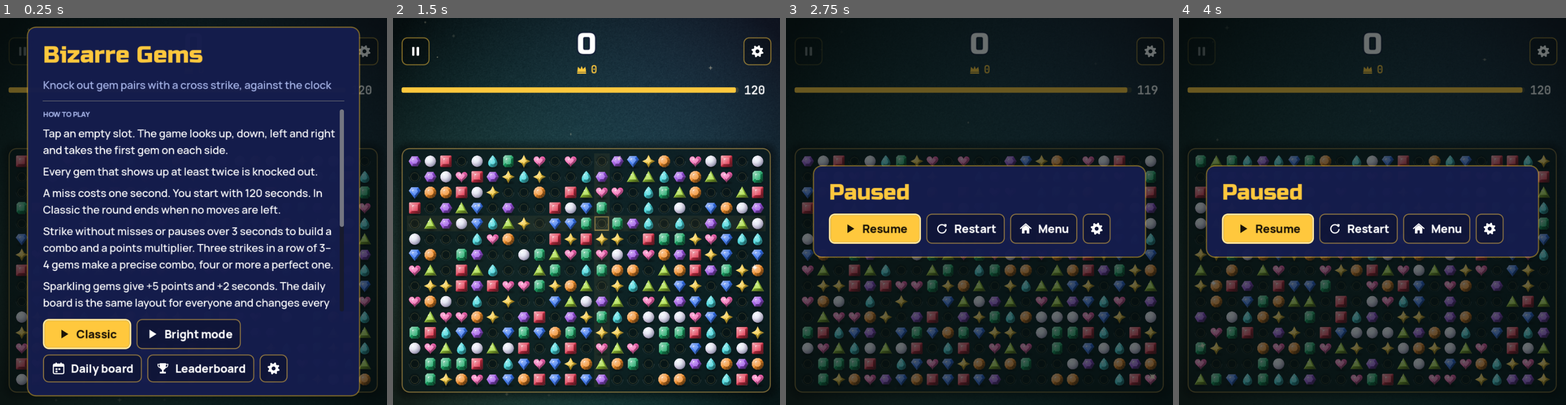
Above: before the commit, frames 1-4 (left to right).
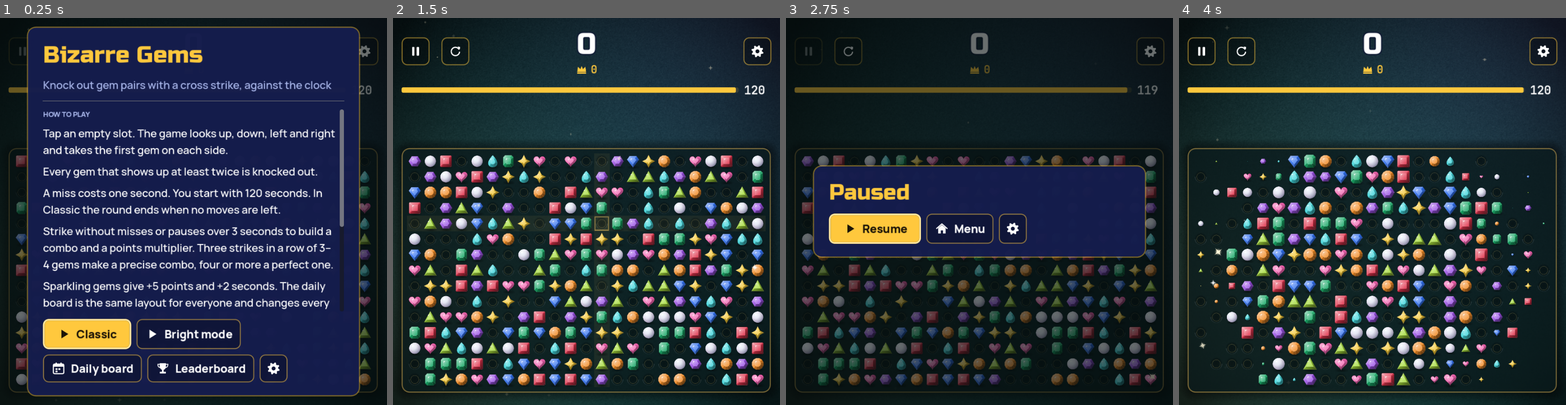
Above: after the commit, the same moments.

Repository: electrocrem/bizarre_gems
Game: Godot game, scene res://scenes/main.tscn
Same seed, same stepped clock (60 frames per second), same inputs: the game is played once before the commit and once after it. Sound files missing from this copy of the repository are replaced by a short silence.
Inputs (mouse positions are in pixels of both pictures, inside the frame that each line leads up to; where the layout moved, square brackets give the same spot in the first picture):
- Up to frame 1 (0.25 s): no input
- Up to frame 2 (1.5 s): click "Classic" at 0.5 s; tap Enter at 1.25 s; drag from (586, 269) to (625, 126) at 1.27 s
- Up to frame 3 (2.75 s): click (809, 52) at 2.02 s
- Up to frame 4 (4 s): click (1357, 226) at 2.75 s, where only the run before the commit has a clickable "Restart"; click (1264, 335) [1202, 52] at 3.5 s

The runs differ from the first frame. In frame 2, 0.1% of the frame differs, in the area x 12-20%, y 4-13%; in frame 3, 1.0%; in frame 4, 50%, in the area x 2-100%, y 0-100%.

Commit message:
Restart button in the game HUD next to pause
It restarts the current mode (and daily board) right away while playing
or paused; the pause menu no longer has it. An empty slot on the right
keeps the score centred on tall screens.

Co-Authored-By: Claude Opus 5.5 <noreply@anthropic.com>

Diff:
--- a/scripts/main.gd
+++ b/scripts/main.gd
@@ -99,6 +99,8 @@
 var banner_sub: Label
 var btn_pause: Button
 var btn_settings: Button
+var btn_restart: Button
+var hud_balance: Control  ## empty slot on the right so the score stays centred
 var settings_return: Control
 var compact := false
 var ui_scale_info := ""
@@ -740,6 +742,9 @@
 	btn_pause = _icon_button("pause", func(): Sfx.play("click"); pause_game())
 	btn_pause.size_flags_vertical = Control.SIZE_SHRINK_CENTER
 	hud.add_child(btn_pause)
+	btn_restart = _icon_button("restart", func(): Sfx.play("click"); start_game(mode.id, daily))
+	btn_restart.size_flags_vertical = Control.SIZE_SHRINK_CENTER
+	hud.add_child(btn_restart)
 	var mid := VBoxContainer.new()
 	mid.size_flags_horizontal = Control.SIZE_EXPAND_FILL
 	mid.add_theme_constant_override("separation", 0)
@@ -762,6 +767,10 @@
 	brow.add_child(best_label)
 	mid.add_child(brow)
 	hud.add_child(mid)
+	hud_balance = Control.new()
+	hud_balance.custom_minimum_size = Vector2(52, 52)
+	hud_balance.mouse_filter = Control.MOUSE_FILTER_IGNORE
+	hud.add_child(hud_balance)
 	btn_settings = _icon_button("settings", _open_settings_from_hud)
 	btn_settings.size_flags_vertical = Control.SIZE_SHRINK_CENTER
 	hud.add_child(btn_settings)
@@ -965,8 +974,7 @@
 	ui.btn_resume = _button("", "play", true, func(): Sfx.play("click"); _resume_play())
 	ui.btn_menu_pause = _button("", "home", false, func(): Sfx.play("click"); go_menu())
 	ui.btn_settings_pause = _icon_button("settings", func(): _open_settings(pause_panel))
-	ui.btn_restart_pause = _button("", "restart", false, func(): Sfx.play("click"); start_game(mode.id, daily))
-	v.add_child(_row([ui.btn_resume, ui.btn_restart_pause, ui.btn_menu_pause, ui.btn_settings_pause]))
+	v.add_child(_row([ui.btn_resume, ui.btn_menu_pause, ui.btn_settings_pause]))
 
 
 func _build_over() -> void:
@@ -1130,7 +1138,6 @@
 	ui.pause_title.text = L.t("paused")
 	ui.btn_resume.text = L.t("resume")
 	ui.btn_menu_pause.text = L.t("menu")
-	ui.btn_restart_pause.text = L.t("restart")
 	ui.over_best.text = L.t("new_best")
 	ui.btn_continue.text = L.t("continue_ad")
 	ui.btn_again.text = L.t("again")
@@ -1161,6 +1168,7 @@
 		x.visible = x == p
 	dim.visible = p != null
 	btn_pause.disabled = state != State.PLAYING
+	btn_restart.disabled = state != State.PLAYING and state != State.PAUSED
 	if p:
 		# fade and grow in; the dim layer only fades when it was hidden before
 		if not was_dim:
@@ -1196,6 +1204,7 @@
 	time_bar.value = clampf(time_left / START_TIME, 0.0, 1.0) * 100.0
 	best_label.text = str(maxi(Save.best_for(mode.id), score))
 	btn_pause.disabled = state != State.PLAYING
+	btn_restart.disabled = state != State.PLAYING and state != State.PAUSED
 
 
 func _flash_delta(text: String, negative: bool) -> void:
@@ -1300,6 +1309,7 @@
 			hud.move_child(btn_settings, hud.get_child_count() - 1)
 		combo_box.size_flags_vertical = Control.SIZE_SHRINK_CENTER
 	combo_row.visible = not wide
+	hud_balance.visible = not wide
 	var m := 6 if compact else 16
 	var inset := _safe_insets()
 	margin.add_theme_constant_override("margin_left", m + int(inset.position.x))
